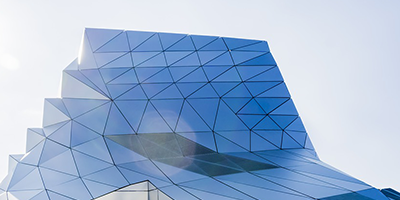
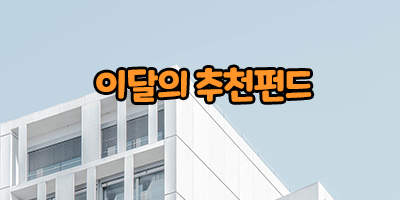
Comparing the layer stacks of the two 400×200 images. Changes:
hid "architecture-2179108_1280" over box(0, 0, 400, 200)
hid "building-1245986_1280" (1st of 2) over box(0, 0, 400, 200)
hid "architecture-1448221_1280" over box(0, 0, 400, 200)
renamed "보이스피싱 금융사기 피하는 방법" to "해지환급금 통합조회", hid it, painted on it over box(63, 25, 347, 146)
hid "building-1245986_1280" (2nd of 2) over box(0, 0, 400, 200)
renamed "모바일 APP 출시" to "이달의 추천펀드", painted on it over box(96, 67, 327, 102)
